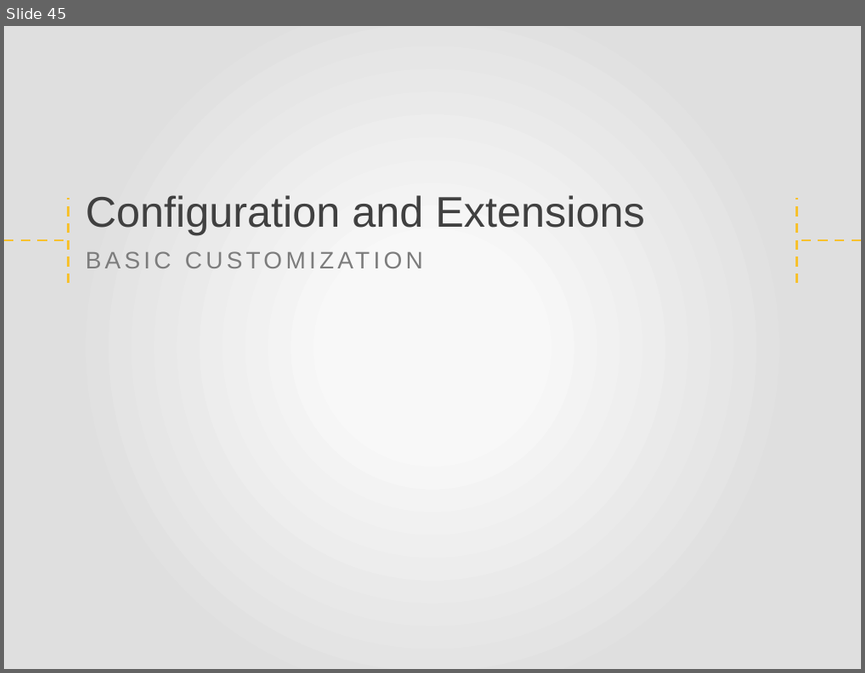
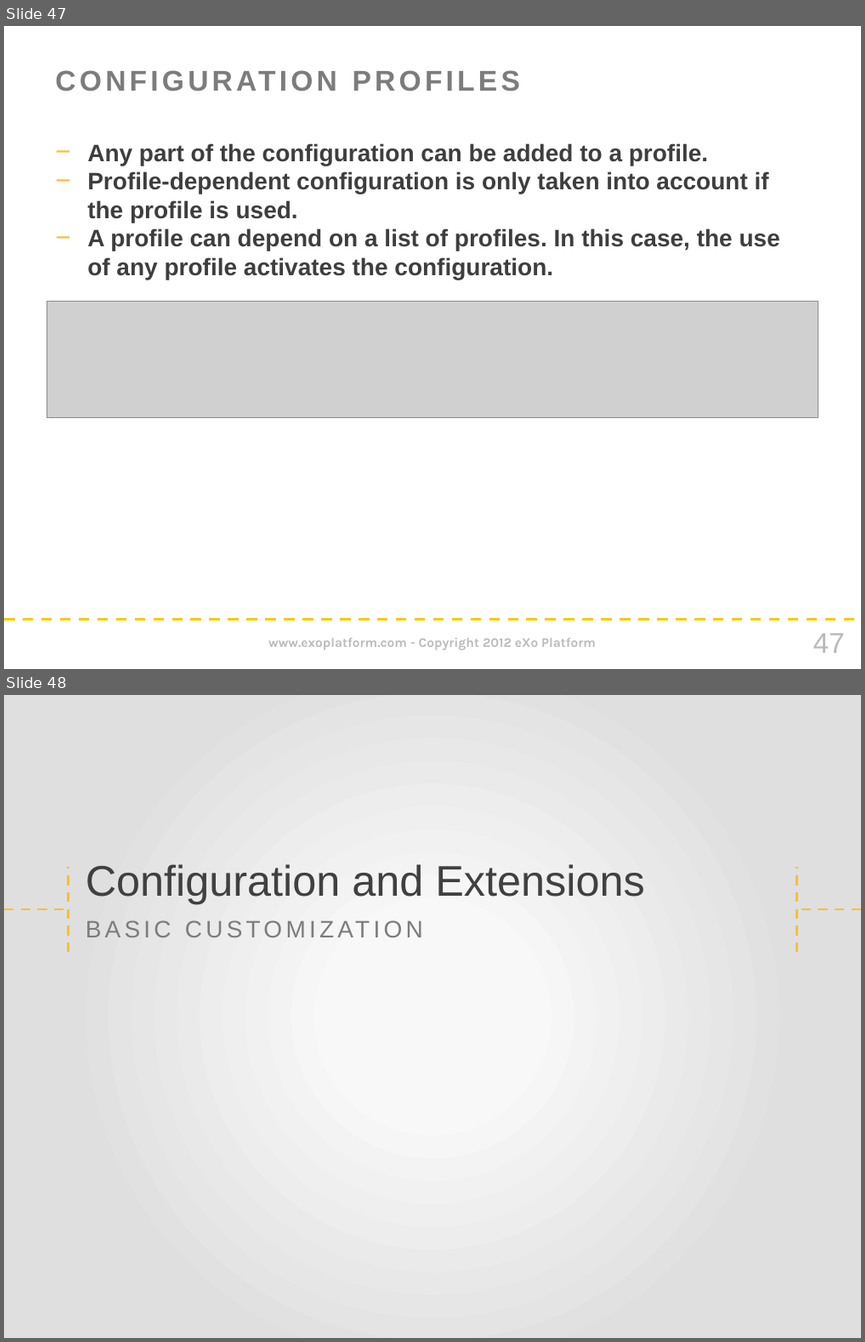
Before and after one commit to anhvurz90/training, a slide deck: plf3_5/eXoDeveloper/210-extensions/210-extensions-en.pptx. Shown one above the other, each under a label of ours: slide 45 before the commit, slides 47 and 48 after it. The pictures are 865x673 and 865x1342 pixels, drawn with LibreOffice and Linux fonts; fonts in the diff are those of the drawing; grey boxes stand for pictures; background and template pictures are left out. Boxes give left, top, right and bottom in pixels: in the first picture for what was removed or moved away, otherwise in the second. Text is boxed around its words. In the diff, an @@ line names an element or a change of style, - is before the commit and + after.

```diff
--- a/plf3_5/eXoDeveloper/210-extensions/210-extensions-en.pptx
+++ b/plf3_5/eXoDeveloper/210-extensions/210-extensions-en.pptx
@@ slide 47 added at [4,26,861,669], background #FFFFFF @@
@@ title added at [46,47,818,112], 24 pt, text #7C7C7C, bold @@
+CONFIGURATION PROFILES
@@ text added at [87,143,780,279], 20 pt, text #3E3E3E, bold @@
+− Any part of the configuration can be added to a profile.
+− Profile-dependent configuration is only taken into account if the profile is used.
+− A profile can depend on a list of profiles. In this case, the use of any profile activates the configuration.
@@ picture added at [46,301,818,418] @@
@@ line added from (4, 619) to (861, 619), #FAC900 2.25 pt dashed @@
@@ text added at [268,637,596,650], 11 pt, text #BABABA, bold @@
+www.exoplatform.com - Copyright 2012 eXo Platform
@@ page number added at [813,633,845,652], 24 pt, text #BABABA @@
+47
@@ what was slide 45 is now slide 48 @@
```
Also in this commit, not shown: 3 slides changed, 2 other slides added, 4 other files.
